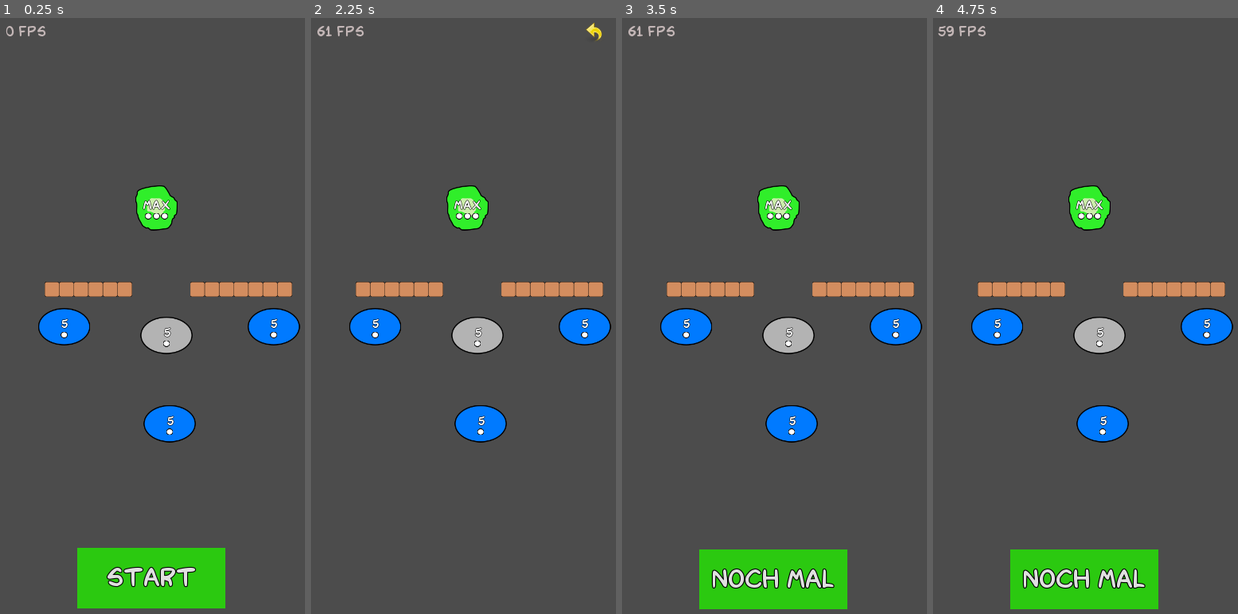
Above: before the commit, frames 1-4 (left to right).
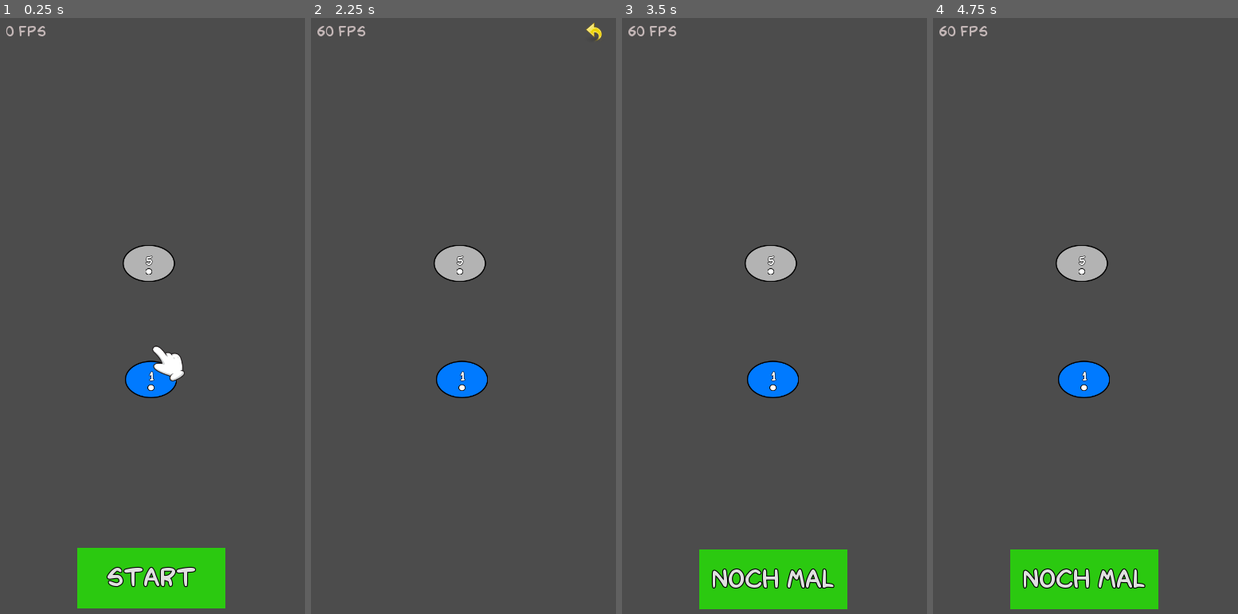
Above: after the commit, the same moments.

Repository: CrowdWare/CancerHealing
Game: Godot game, scene res://World.tscn
The game is run twice, just before and just after one commit, with the same random seed, the same clock (stepped at 60 frames per second) and the same inputs.
Inputs (mouse positions are in pixels of both pictures, inside the frame that each line leads up to):
- Up to frame 1 (0.25 s): no input
- Up to frame 2 (2.25 s): click "Start" at 0.5 s; click (594, 29) at 1.25 s; click "NOCH MAL" at 2 s
- Up to frame 3 (3.5 s): click (905, 29) at 2.75 s
- Up to frame 4 (4.75 s): click "NOCH MAL" at 3.5 s; click (1216, 29) at 4.25 s

The runs differ from the first frame. In frame 1, 7.6% of the frame differs, in the area x 12-99%, y 28-72%; in frame 2, 7.6%; in frame 3, 7.6%; in frame 4, 7.6%.

Commit message:
lvl added

Diff:
--- /dev/null
+++ b/Level10.tscn
@@ -0,0 +1,37 @@
+[gd_scene load_steps=4 format=2]
+
+[ext_resource path="res://Redkost Comic.otf" type="DynamicFontData" id=1]
+
+[sub_resource type="DynamicFont" id=3]
+size = 58
+font_data = ExtResource( 1 )
+
+[sub_resource type="DynamicFont" id=4]
+size = 36
+font_data = ExtResource( 1 )
+
+[node name="Node2D" type="Node2D"]
+
+[node name="Label" type="Label" parent="."]
+margin_left = 171.0
+margin_top = 361.0
+margin_right = 555.0
+margin_bottom = 422.0
+custom_fonts/font = SubResource( 3 )
+text = "Gratulation"
+__meta__ = {
+"_edit_use_anchors_": false
+}
+
+[node name="Label2" type="Label" parent="."]
+margin_left = 57.0
+margin_top = 480.0
+margin_right = 674.0
+margin_bottom = 932.0
+custom_fonts/font = SubResource( 4 )
+text = "Du hast alle Level geschafft.
+Möchtest du noch mehr Level spielen, dann sende mir einfach eine Email an  artanidos@gmail.com um mich zu motivieren, weiter zu machen ;-)"
+autowrap = true
+__meta__ = {
+"_edit_use_anchors_": false
+}
--- a/Level7.tscn
+++ b/Level7.tscn
@@ -1,6 +1,5 @@
-[gd_scene load_steps=4 format=2]
+[gd_scene load_steps=3 format=2]
 
-[ext_resource path="res://wall.tres" type="TileSet" id=1]
 [ext_resource path="res://Cell.tscn" type="PackedScene" id=2]
 
 [sub_resource type="GDScript" id=1]
@@ -35,52 +34,21 @@
 [node name="Node2D" type="Node2D"]
 script = SubResource( 1 )
 
-[node name="Cell1" parent="." instance=ExtResource( 2 )]
-position = Vector2( 541, 721 )
-count = 5
+[node name="Cell3" parent="." instance=ExtResource( 2 )]
+position = Vector2( 585, 513 )
+count = 20
+typ = 2
 
 [node name="Cell4" parent="." instance=ExtResource( 2 )]
-position = Vector2( 167, 738 )
+position = Vector2( 221, 528 )
 count = 5
 
 [node name="Cell5" parent="." instance=ExtResource( 2 )]
-position = Vector2( 129, 565 )
+position = Vector2( 353, 693 )
 count = 5
-
-[node name="Cell6" parent="." instance=ExtResource( 2 )]
-position = Vector2( 547, 569 )
-count = 5
+isSun = true
 
 [node name="Cell7" parent="." instance=ExtResource( 2 )]
-position = Vector2( 543, 295 )
+position = Vector2( 326, 906 )
 count = 5
-typ = 3
-
-[node name="Cell8" parent="." instance=ExtResource( 2 )]
-position = Vector2( 260, 267 )
-count = 5
-
-[node name="Cell9" parent="." instance=ExtResource( 2 )]
-position = Vector2( 325, 421 )
-count = 5
-
-[node name="Cell10" parent="." instance=ExtResource( 2 )]
-position = Vector2( 129, 409 )
-count = 5
-typ = 2
-
-[node name="Cell11" parent="." instance=ExtResource( 2 )]
-position = Vector2( 168, 943 )
-count = 15
 typ = 1
-isSun = true
-
-[node name="Cell3" parent="." instance=ExtResource( 2 )]
-position = Vector2( 576, 899 )
-count = 5
-
-[node name="TileMap" type="TileMap" parent="."]
-tile_set = ExtResource( 1 )
-cell_size = Vector2( 32, 32 )
-format = 1
-tile_data = PoolIntArray( 655364, 0, 0, 655365, 0, 0, 655366, 0, 0, 655367, 0, 0, 655372, 0, 0, 720909, 0, 0, 786446, 0, 0, 851982, 0, 0, 917518, 0, 0, 983042, 0, 0, 983043, 0, 0, 983044, 0, 0, 983045, 0, 0, 983046, 0, 0, 983047, 0, 0, 983048, 0, 0, 983049, 0, 0, 983050, 0, 0, 983051, 0, 0, 983052, 0, 0, 983053, 0, 0, 983054, 0, 0, 1245196, 0, 0, 1310732, 0, 0, 1310733, 0, 0, 1310734, 0, 0, 1310735, 0, 0, 1310736, 0, 0, 1310737, 0, 0, 1310738, 0, 0, 1638403, 0, 0, 1638404, 0, 0, 1638405, 0, 0, 1638406, 0, 0, 1638407, 0, 0, 1638408, 0, 0, 1638409, 0, 0, 1638410, 0, 0, 1638411, 0, 0, 1638412, 0, 0, 1638413, 0, 0, 1638414, 0, 0 )
--- a/Level8.tscn
+++ b/Level8.tscn
@@ -1,37 +1,67 @@
 [gd_scene load_steps=4 format=2]
 
-[ext_resource path="res://Redkost Comic.otf" type="DynamicFontData" id=1]
+[ext_resource path="res://wall.tres" type="TileSet" id=1]
+[ext_resource path="res://Cell.tscn" type="PackedScene" id=2]
 
-[sub_resource type="DynamicFont" id=3]
-size = 58
-font_data = ExtResource( 1 )
+[sub_resource type="GDScript" id=1]
+script/source = "#############################################################################
+# Copyright (C) 2021 CrowdWare
+#
+# This file is part of CancerWars.
+#
+#  CancerWars is free software: you can redistribute it and/or modify
+#  it under the terms of the GNU General Public License as published by
+#  the Free Software Foundation, either version 3 of the License, or
+#  (at your option) any later version.
+#
+#  CancerWars is distributed in the hope that it will be useful,
+#  but WITHOUT ANY WARRANTY without even the implied warranty of
+#  MERCHANTABILITY or FITNESS FOR A PARTICULAR PURPOSE.  See the
+#  GNU General Public License for more details.
+#
+#  You should have received a copy of the GNU General Public License
+#  along with CancerWars.  If not, see <http://www.gnu.org/licenses/>.
+#
+#############################################################################
 
-[sub_resource type="DynamicFont" id=4]
-size = 36
-font_data = ExtResource( 1 )
+extends Node2D
+
+onready var world = get_tree().get_root().get_node(\"World\")
+
+func _ready():
+	world.setEnemyDelay(15)
+"
 
 [node name="Node2D" type="Node2D"]
+script = SubResource( 1 )
 
-[node name="Label" type="Label" parent="."]
-margin_left = 171.0
-margin_top = 361.0
-margin_right = 555.0
-margin_bottom = 422.0
-custom_fonts/font = SubResource( 3 )
-text = "Gratulation"
-__meta__ = {
-"_edit_use_anchors_": false
-}
+[node name="Cell6" parent="." instance=ExtResource( 2 )]
+position = Vector2( 254, 461 )
+count = 5
+isSun = true
 
-[node name="Label2" type="Label" parent="."]
-margin_left = 57.0
-margin_top = 480.0
-margin_right = 674.0
-margin_bottom = 932.0
-custom_fonts/font = SubResource( 4 )
-text = "Du hast alle Level geschafft.
-Möchtest du noch mehr Level spielen, dann sende mir einfach eine Email an  artanidos@gmail.com um mich zu motivieren, weiter zu machen ;-)"
-autowrap = true
-__meta__ = {
-"_edit_use_anchors_": false
-}
+[node name="Cell3" parent="." instance=ExtResource( 2 )]
+position = Vector2( 585, 513 )
+count = 20
+typ = 2
+
+[node name="Cell4" parent="." instance=ExtResource( 2 )]
+position = Vector2( 570, 771 )
+count = 5
+typ = 2
+
+[node name="Cell5" parent="." instance=ExtResource( 2 )]
+position = Vector2( 193, 646 )
+count = 5
+isSun = true
+
+[node name="Cell7" parent="." instance=ExtResource( 2 )]
+position = Vector2( 403, 919 )
+count = 5
+typ = 1
+
+[node name="TileMap" type="TileMap" parent="."]
+tile_set = ExtResource( 1 )
+cell_size = Vector2( 32, 32 )
+format = 1
+tile_data = PoolIntArray( 1245197, 0, 0, 1245198, 0, 0, 1310732, 0, 0, 1376267, 0, 0, 1441803, 0, 0, 1507339, 0, 0, 1572876, 0, 0, 1638413, 0, 0, 1703950, 0, 0, 1703951, 0, 0, 1703952, 0, 0 )
--- /dev/null
+++ b/Level9.tscn
@@ -0,0 +1,86 @@
+[gd_scene load_steps=4 format=2]
+
+[ext_resource path="res://wall.tres" type="TileSet" id=1]
+[ext_resource path="res://Cell.tscn" type="PackedScene" id=2]
+
+[sub_resource type="GDScript" id=1]
+script/source = "#############################################################################
+# Copyright (C) 2021 CrowdWare
+#
+# This file is part of CancerWars.
+#
+#  CancerWars is free software: you can redistribute it and/or modify
+#  it under the terms of the GNU General Public License as published by
+#  the Free Software Foundation, either version 3 of the License, or
+#  (at your option) any later version.
+#
+#  CancerWars is distributed in the hope that it will be useful,
+#  but WITHOUT ANY WARRANTY without even the implied warranty of
+#  MERCHANTABILITY or FITNESS FOR A PARTICULAR PURPOSE.  See the
+#  GNU General Public License for more details.
+#
+#  You should have received a copy of the GNU General Public License
+#  along with CancerWars.  If not, see <http://www.gnu.org/licenses/>.
+#
+#############################################################################
+
+extends Node2D
+
+onready var world = get_tree().get_root().get_node(\"World\")
+
+func _ready():
+	world.setEnemyDelay(10)
+"
+
+[node name="Node2D" type="Node2D"]
+script = SubResource( 1 )
+
+[node name="Cell1" parent="." instance=ExtResource( 2 )]
+position = Vector2( 541, 721 )
+count = 5
+
+[node name="Cell4" parent="." instance=ExtResource( 2 )]
+position = Vector2( 167, 738 )
+count = 5
+
+[node name="Cell5" parent="." instance=ExtResource( 2 )]
+position = Vector2( 129, 565 )
+count = 5
+
+[node name="Cell6" parent="." instance=ExtResource( 2 )]
+position = Vector2( 547, 569 )
+count = 5
+
+[node name="Cell7" parent="." instance=ExtResource( 2 )]
+position = Vector2( 543, 295 )
+count = 5
+typ = 3
+
+[node name="Cell8" parent="." instance=ExtResource( 2 )]
+position = Vector2( 260, 267 )
+count = 5
+
+[node name="Cell9" parent="." instance=ExtResource( 2 )]
+position = Vector2( 325, 421 )
+count = 5
+
+[node name="Cell10" parent="." instance=ExtResource( 2 )]
+position = Vector2( 129, 409 )
+count = 5
+typ = 2
+
+[node name="Cell11" parent="." instance=ExtResource( 2 )]
+position = Vector2( 168, 943 )
+count = 15
+typ = 1
+isSun = true
+
+[node name="Cell3" parent="." instance=ExtResource( 2 )]
+position = Vector2( 576, 899 )
+count = 5
+
+[node name="TileMap" type="TileMap" parent="."]
+tile_set = ExtResource( 1 )
+cell_size = Vector2( 32, 32 )
+format = 1
+tile_data = PoolIntArray( 655364, 0, 0, 655365, 0, 0, 655366, 0, 0, 655367, 0, 0, 655372, 0, 0, 720909, 0, 0, 786446, 0, 0, 851982, 0, 0, 917518, 0, 0, 983042, 0, 0, 983043, 0, 0, 983044, 0, 0, 983045, 0, 0, 983046, 0, 0, 983047, 0, 0, 983048, 0, 0, 983049, 0, 0, 983050, 0, 0, 983051, 0, 0, 983052, 0, 0, 983053, 0, 0, 983054, 0, 0, 1245196, 0, 0, 1310732, 0, 0, 1310733, 0, 0, 1310734, 0, 0, 1310735, 0, 0, 1310736, 0, 0, 1310737, 0, 0, 1310738, 0, 0, 1638403, 0, 0, 1638404, 0, 0, 1638405, 0, 0, 1638406, 0, 0, 1638407, 0, 0, 1638408, 0, 0, 1638409, 0, 0, 1638410, 0, 0, 1638411, 0, 0, 1638412, 0, 0, 1638413, 0, 0, 1638414, 0, 0 )
--- a/world.gd
+++ b/world.gd
@@ -36,11 +36,11 @@
 var startTime = 0
 var processedFrame = -1
 var swipe_start = null
-var level = 6
+var level = 1
 var enemy_delay = ENEMY_DELAY
 
 const SPEED = 150
-const MAX_LEVEL_COUNT = 8
+const MAX_LEVEL_COUNT = 10
 const ENEMY_DELAY = 5
 
 
Not shown, added: screen.png.import
Not shown, added: screen.svg.import
Not shown, added: screenprints/lvl1.jpg.import
Not shown, added: screenprints/lvl2.jpg.import
Not shown, added: screenprints/lvl2b.jpg.import
Not shown, changed: CancerHealing.apk
